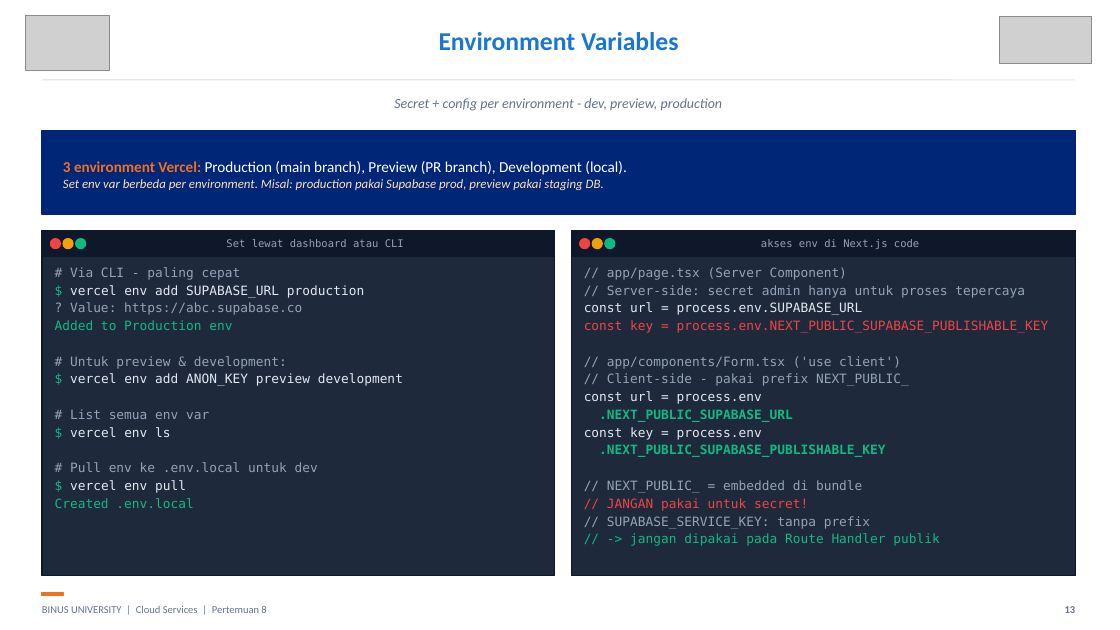
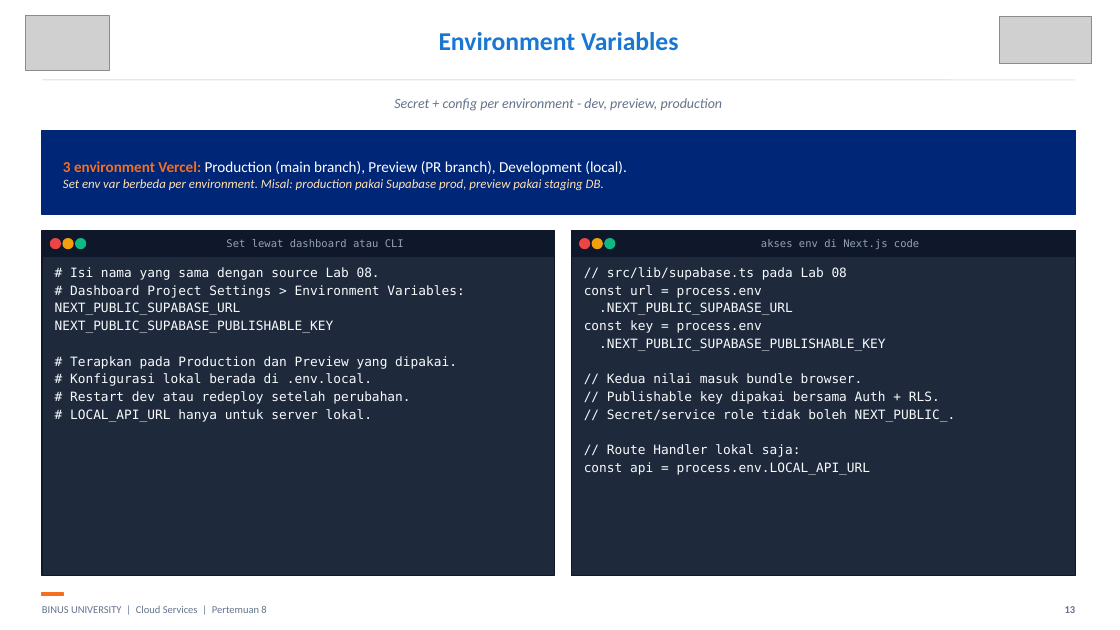
Before and after one commit to SeedFlora/meet8CloudService, a slide deck: slide 13 of slides/Teori_Pertemuan_08.pptx. Drawn at 1120x630 pixels with LibreOffice and Linux fonts; fonts in the diff are those of the drawing; grey boxes stand for pictures. Boxes give left, top, right and bottom in pixels: in the first picture for what was removed or moved away, otherwise in the second. Text is boxed around its words. In the diff, an @@ line names an element or a change of style, - is before the commit and + after.

Commit message:
Simplify local Lab 08 teaching flow and correct examples

```diff
--- a/slides/Teori_Pertemuan_08.pptx
+++ b/slides/Teori_Pertemuan_08.pptx
@@ text at bbox=[55, 267, 464, 422]: text changed; text colour #94A3B8 to #F8FAFC @@
-# Via CLI - paling cepat
-$ vercel env add SUPABASE_URL production
-? Value: https://abc.supabase.co
-Added to Production env
-# Untuk preview & development:
-$ vercel env add ANON_KEY preview development
-# List semua env var
-$ vercel env ls
-# Pull env ke .env.local untuk dev
-$ vercel env pull
-Created .env.local
+# Isi nama yang sama dengan source Lab 08.
+# Dashboard Project Settings > Environment Variables:
+NEXT_PUBLIC_SUPABASE_URL
+NEXT_PUBLIC_SUPABASE_PUBLISHABLE_KEY
+# Terapkan pada Production dan Preview yang dipakai.
+# Konfigurasi lokal berada di .env.local.
+# Restart dev atau redeploy setelah perubahan.
+# LOCAL_API_URL hanya untuk server lokal.
@@ text at bbox=[607, 267, 847, 280]: text changed; text colour #94A3B8 to #F8FAFC @@
-// app/page.tsx (Server Component)
-// Server-side: secret admin hanya untuk proses tepercaya
-const url = process.env.SUPABASE_URL
-const key = process.env.NEXT_PUBLIC_SUPABASE_PUBLISHABLE_KEY
-// app/components/Form.tsx ('use client')
-// Client-side - pakai prefix NEXT_PUBLIC_
+// src/lib/supabase.ts pada Lab 08
@@ text at bbox=[584, 285, 885, 351]: text colour #E2E8F0 to #F8FAFC in "const url = process.env", "const key = process.env"; text colour #10B981 to #F8FAFC, bold off in ".NEXT_PUBLIC_SUPABASE_URL", ".NEXT_PUBLIC_SUPABASE_PUBLISHABLE_KEY" @@
@@ text at bbox=[584, 373, 956, 475]: text changed; text colour #94A3B8 to #F8FAFC @@
-// NEXT_PUBLIC_ = embedded di bundle
-// JANGAN pakai untuk secret!
-// SUPABASE_SERVICE_KEY: tanpa prefix
-// -> jangan dipakai pada Route Handler publik
+// Kedua nilai masuk bundle browser.
+// Publishable key dipakai bersama Auth + RLS.
+// Secret/service role tidak boleh NEXT_PUBLIC_.
+// Route Handler lokal saja:
+const api = process.env.LOCAL_API_URL
```
Also in this commit, not shown: 6 other slides changed, 5 other files.
